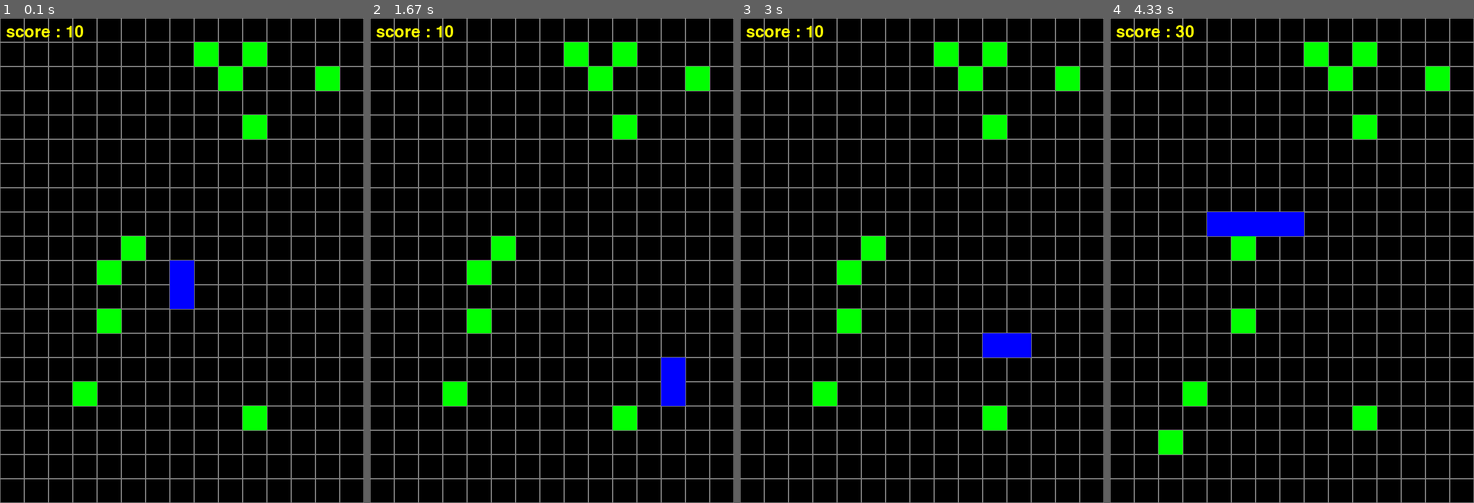
Above: before the commit, frames 1-4 (left to right).
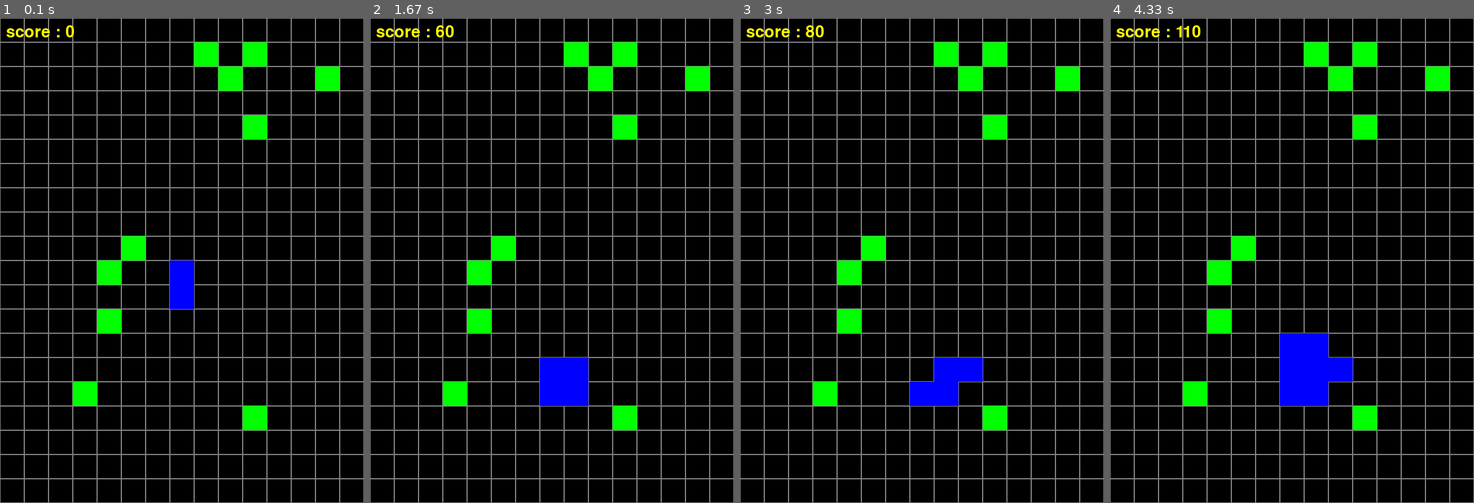
Above: after the commit, the same moments.

Repository: junsungwoo0124/pygame
Game: pygame game, started from psnake_05.py
Two runs of this game, one before a commit and one after it. Both use one fixed random seed, a clock stepped at 60 frames per second and the inputs below.
Inputs:
- Up to frame 1 (0.1 s): no input
- Up to frame 2 (1.67 s): tap Space at 0.33, 0.73, 1.23, 1.57 s; hold Right 0.67-1.13 s; hold Up 1.17-1.47 s; hold Right from 1.5 s (still down)
- Up to frame 3 (3 s): release Right at 1.97 s; hold Left 2-2.53 s; tap Space at 2.07, 2.37, 2.97 s; hold Left from 2.9 s (still down)
- Up to frame 4 (4.33 s): release Left at 3.3 s; hold Up 3.33-3.7 s; tap Space at 3.4, 3.8, 4.1 s; hold Right from 3.73 s (still down)

The runs differ from the first frame. In frame 1, less than 0.1% of the frame differs, in the area x 18-23%, y 1-4%; in frame 2, 2.1%; in frame 3, 2.1%; in frame 4, 5.1%, in the area x 13-67%, y 1-90%.

Commit message:
뱀 움직이기 먹이먹기 몸 길이 조절하기 핵버전

Diff:
--- a/psnake_05.py
+++ b/psnake_05.py
@@ -27,6 +27,7 @@
 DOWN = 3
 direction = DOWN
 score = 0
+STOP = 4
 
 score_font = pygame.font.SysFont("comicsans", 40)
 s_pos =  (COL_COUNT //2, ROW_COUNT // 2)
@@ -59,6 +60,8 @@
             direction = UP
         if event.key == pygame.K_DOWN:
             direction = DOWN
+        if event.key == pygame.K_SPACE:
+            direction = STOP
 
     head = bodies[0]
     c_idx = head[0]
@@ -72,16 +75,20 @@
         r_idx -= 1
     elif direction == DOWN:
         r_idx += 1
+    elif direction == STOP:
+        pass
     head_pos = (c_idx, r_idx)
     bodies.insert(0, head_pos)
 
     if head_pos in foods:
         foods.remove(head_pos)
         add_food()
-        score += 10
     else:
+        if direction is not STOP:
+            score += 10
+            bodies.pop()
+            bodies.insert(0, head_pos)
 
-        bodies.pop()
 
     screen.fill(Black)
 
